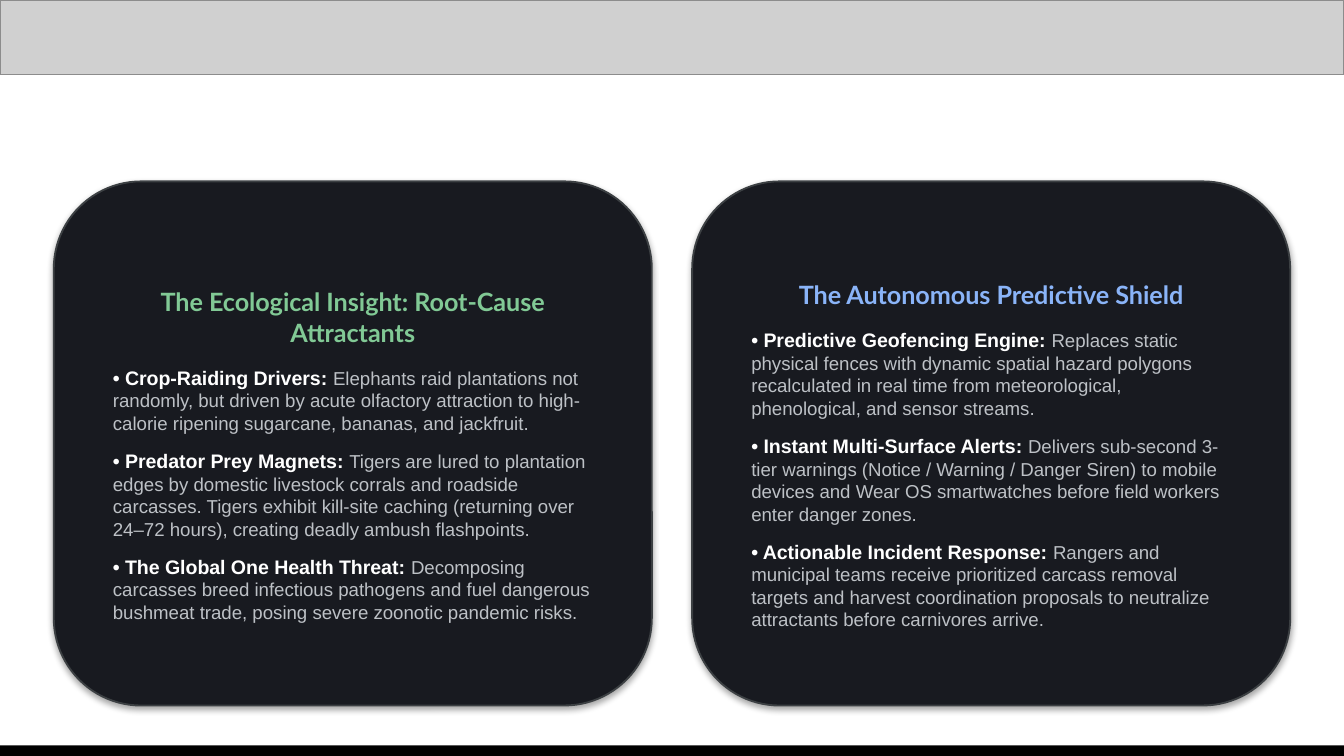
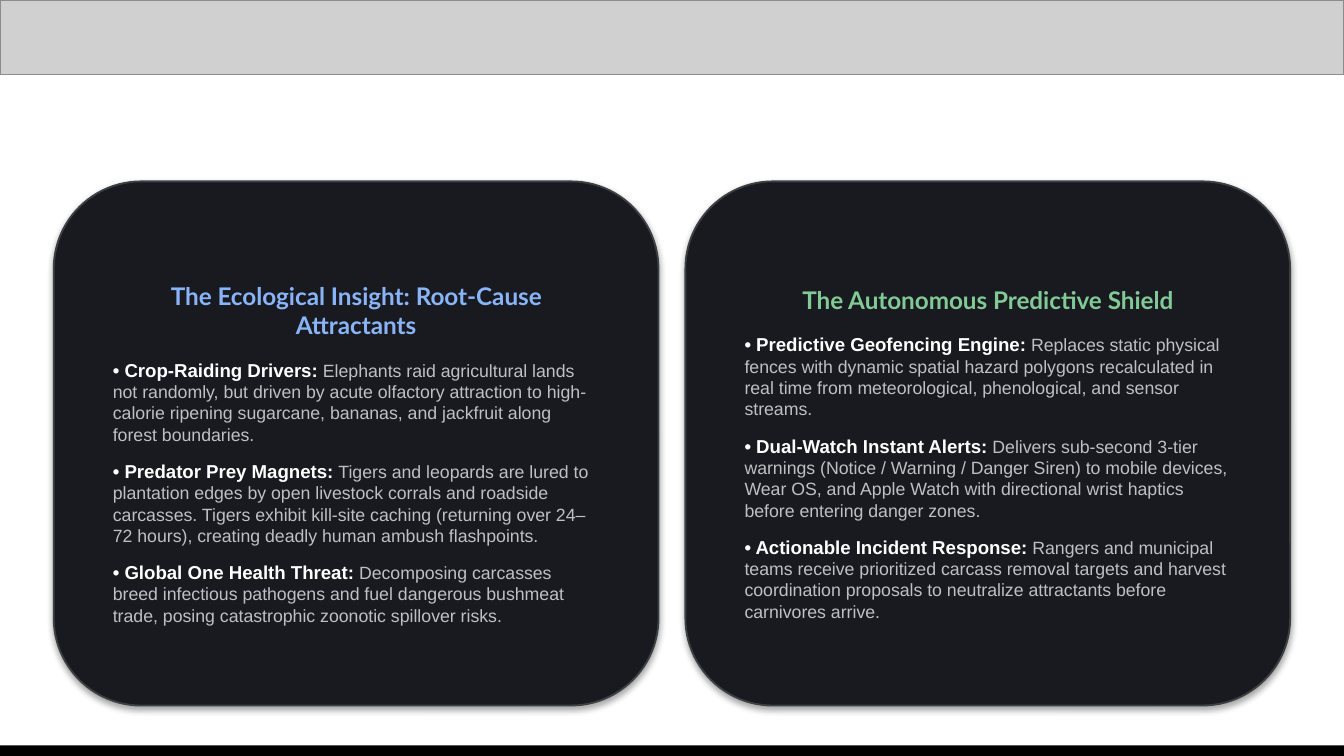
Before and after one commit to CoExistShieldAI/CoExistShieldAI, a slide deck: slide 3 of CoExistShieldAI_AIBuildersCup2026_PitchDeck.pptx. Drawn at 1344x756 pixels with LibreOffice and Linux fonts; fonts in the diff are those of the drawing; grey boxes stand for pictures. Boxes give left, top, right and bottom in pixels: in the first picture for what was removed or moved away, otherwise in the second. Text is boxed around its words. In the diff, an @@ line names an element or a change of style, - is before the commit and + after.

Commit message:
feat(regions): expand JAPAC conflict coverage to Sri Lanka and multi-species wildlife

```diff
--- a/CoExistShieldAI_AIBuildersCup2026_PitchDeck.pptx
+++ b/CoExistShieldAI_AIBuildersCup2026_PitchDeck.pptx
@@ rounded rectangle "The Ecological Insight: Root-Cause Attractants" resized from (x1=54, y1=181, x2=652, y2=706) to (x1=54, y1=181, x2=659, y2=706) @@
@@ rounded rectangle "The Autonomous Predictive Shield" resized from (x1=692, y1=181, x2=1290, y2=706) to (x1=685, y1=181, x2=1290, y2=706) @@
@@ text in rounded rectangle at (x1=171, y1=287, x2=542, y2=334): size 13.5 to 13 pt, text colour #81C995 to #8AB4F8 in "The Ecological Insight: Root-Cause Attractants" @@
@@ text in rounded rectangle at (x1=745, y1=291, x2=1226, y2=618): size 13.5 to 13 pt, text colour #8AB4F8 to #81C995 in "The Autonomous Predictive Shield"; size 10.5 to 10 pt in "• Predictive Geofencing Engine:", "• Actionable Incident Response:"; size 10 to 9.5 pt in "Replaces static physical fences with dynamic spatial ...", "Rangers and municipal teams receive prioritized carcass ..." @@
@@ text in rounded rectangle at (x1=113, y1=363, x2=589, y2=626): text changed; size 10 to 9.5 pt @@
-• Crop-Raiding Drivers: Elephants raid plantations not randomly, but driven by acute olfactory attraction to high-calorie ripening sugarcane, bananas, and jackfruit.
-• Predator Prey Magnets: Tigers are lured to plantation edges by domestic livestock corrals and roadside carcasses. Tigers exhibit kill-site caching (returning over 24–72 hours), creating deadly ambush flashpoints.
-• The Global One Health Threat: Decomposing carcasses breed infectious pathogens and fuel dangerous bushmeat trade, posing severe zoonotic pandemic risks.
+• Crop-Raiding Drivers: Elephants raid agricultural lands not randomly, but driven by acute olfactory attraction to high-calorie ripening sugarcane, bananas, and jackfruit along forest boundaries.
+• Predator Prey Magnets: Tigers and leopards are lured to plantation edges by open livestock corrals and roadside carcasses. Tigers exhibit kill-site caching (returning over 24–72 hours), creating deadly human ambush flashpoints.
+• Global One Health Threat: Decomposing carcasses breed infectious pathogens and fuel dangerous bushmeat trade, posing catastrophic zoonotic spillover risks.
@@ text in rounded rectangle at (x1=745, y1=439, x2=1227, y2=521): text changed; size 10 to 9.5 pt @@
-• Instant Multi-Surface Alerts: Delivers sub-second 3-tier warnings (Notice / Warning / Danger Siren) to mobile devices and Wear OS smartwatches before field workers enter danger zones.
+• Dual-Watch Instant Alerts: Delivers sub-second 3-tier warnings (Notice / Warning / Danger Siren) to mobile devices, Wear OS, and Apple Watch with directional wrist haptics before entering danger zones.
```
Also in this commit, not shown: 11 other slides changed, 5 slides added, 3 slides removed, 12 other files.
